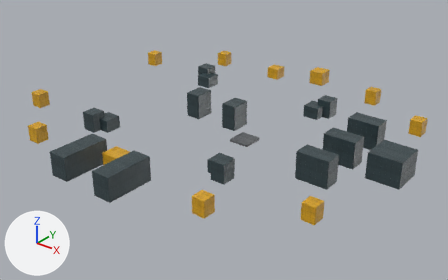
Renders of the FBX model stw-o3de/Project/Assets/IndustrialYard/STW_INDUSTRIAL_YARD_01/Environment/STW_INDUSTRIAL_YARD_01_cover.fbx from each side of a commit.
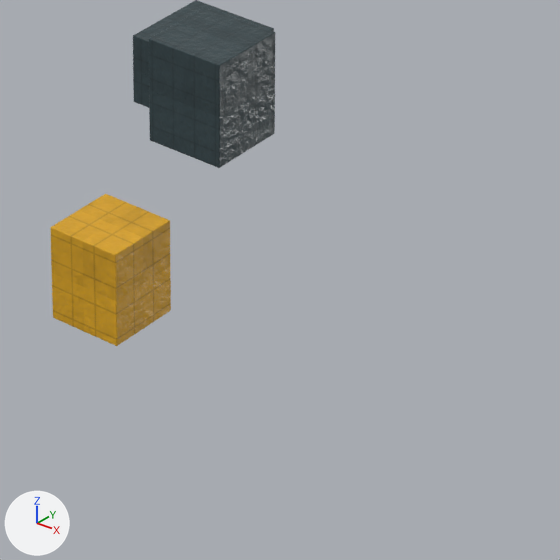
The first picture shows the older version from a 50 mm lens placed at (35.9, -43.7, 25.2), pointed at (2.0, -1.4, -1.1). The close-ups show the older and then the newer version on the part from 41% to 64% of the width and 55% to 93% of the height of that picture. Only the edits that show in the close-ups are written down. The axes (+X, +Y, +Z) are drawn at lower left. The lights are the same throughout.

Objects in the first close-up: 'central_cover_se_high', 'central_cover_se_low', 'connector_se_cover_b'.
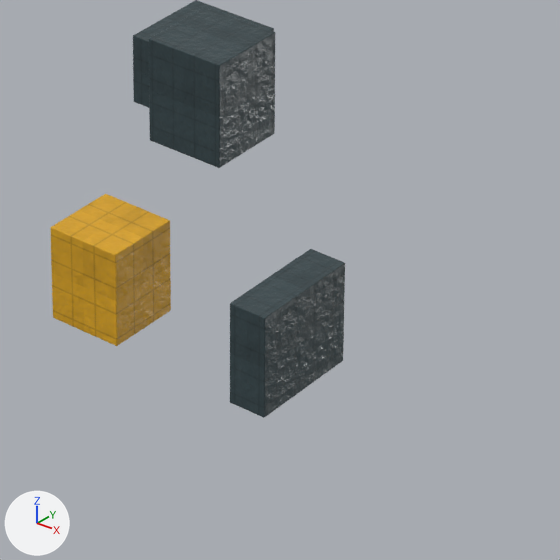
Location of each change, [x1, y1, x2, y2] in pixels of the close-ups (560 x 560 px):
'connector_se_lane_break', added: after [230, 249, 345, 418]

The edits, one by one:
Mesh me_cube_436_1 is new.
It has 56 vertices, 54 faces and spans x -0.3..0.3, y -0.9..0.9, z -0.8..0.8.
It uses material mat_m_iy_steelpainted.
Object 'connector_se_lane_break' (ob_connector_se_lane_break) is new; it shows me_cube_436_1.
Its location is (13.0, -13.6, 0.8).
